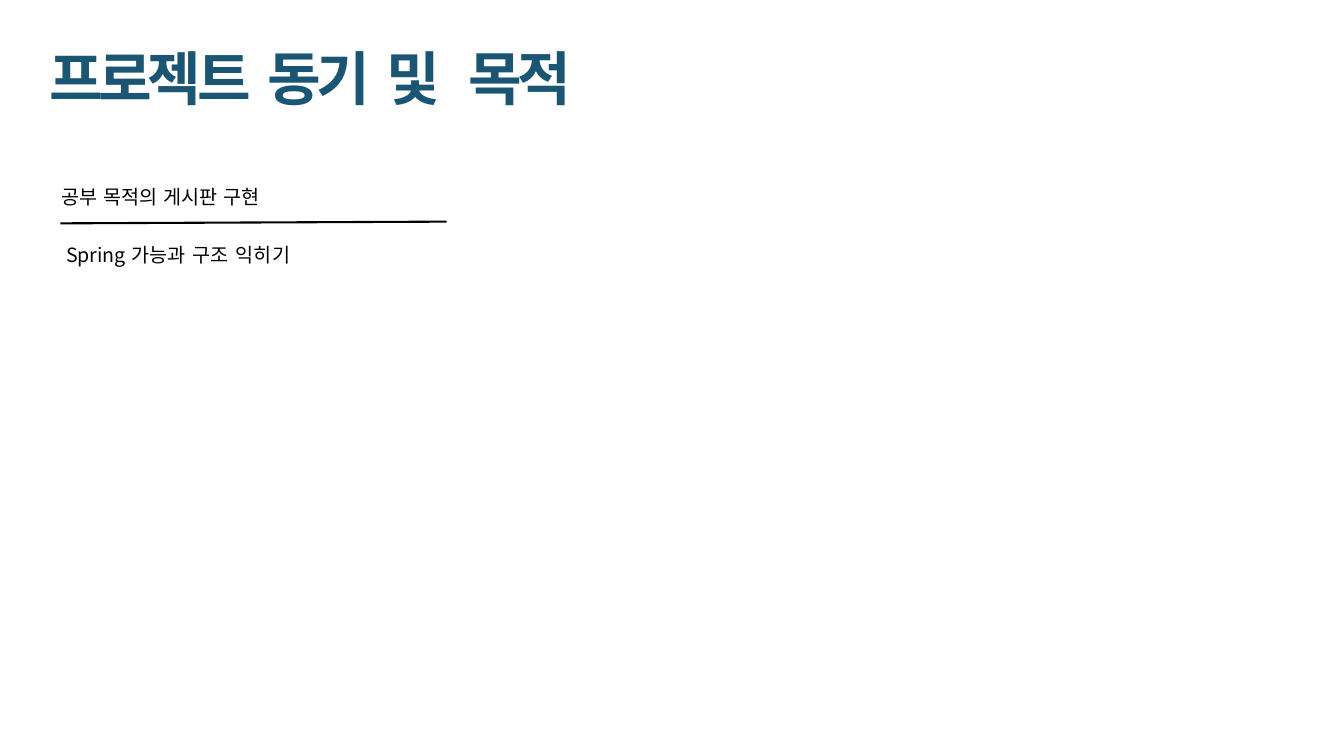
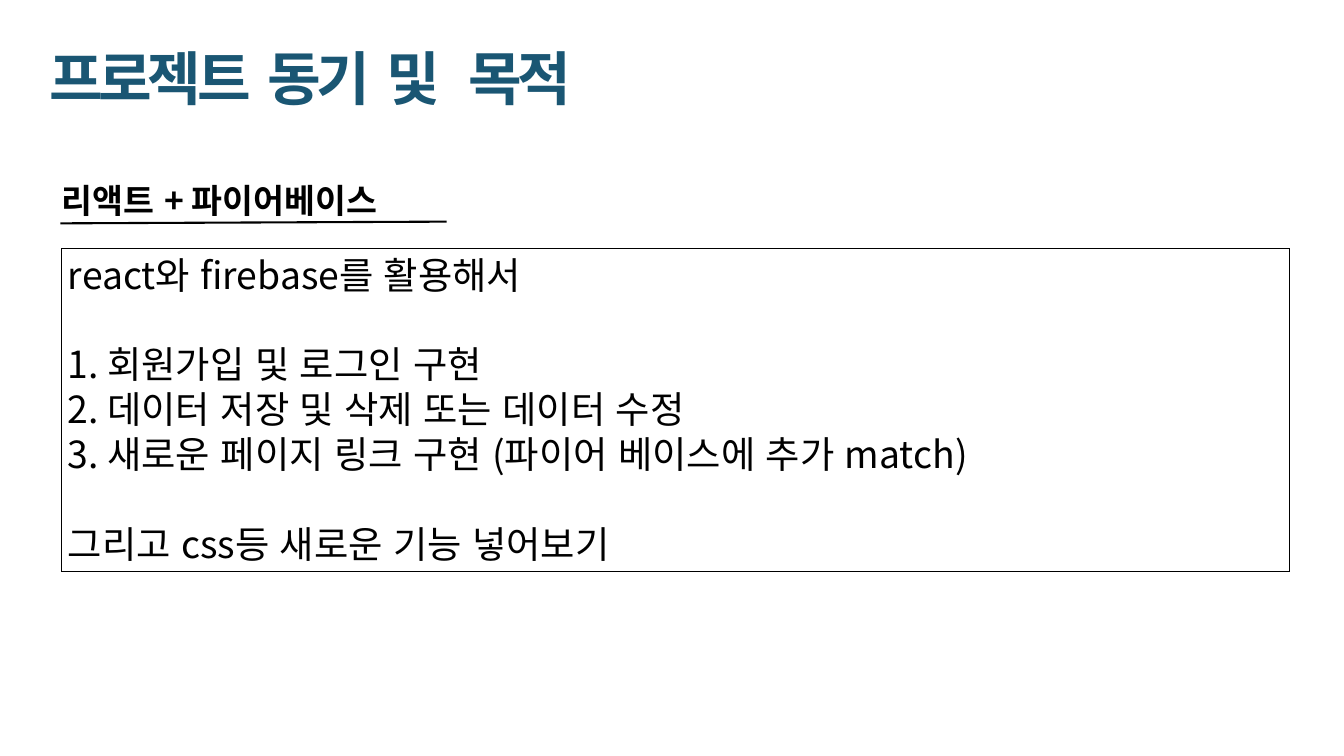
Before and after one commit to realsingeriu/FB9-todoList, a slide deck: slide 10 of 개발자 포트폴리오 - 배경태.pptx. Drawn at 1344x756 pixels with LibreOffice and Linux fonts; fonts in the diff are those of the drawing. Boxes give left, top, right and bottom in pixels: in the first picture for what was removed or moved away, otherwise in the second. Text is boxed around its words. In the diff, an @@ line names an element or a change of style, - is before the commit and + after.

```diff
--- a/개발자 포트폴리오 - 배경태.pptx
+++ b/개발자 포트폴리오 - 배경태.pptx
@@ text at [62,184,378,223]: text changed; size 21 to 36 pt; bold on @@
-Spring 가능과 구조 익히기
+리액트 + 파이어베이스
@@ text removed at [62,187,259,206] @@
-공부 목적의 게시판 구현
@@ rectangle added at [61,249,1289,572], outline #000000 0 pt, 40 pt, text #000000 @@
+react와 firebase를 활용해서
+1. 회원가입 및 로그인 구현
+2. 데이터 저장 및 삭제 또는 데이터 수정
+3. 새로운 페이지 링크 구현 (파이어 베이스에 추가 match)
+그리고 css등 새로운 기능 넣어보기
```
Also in this commit, not shown: 7 other slides changed, 2 slides added, 25 slides removed, 5 other files.
